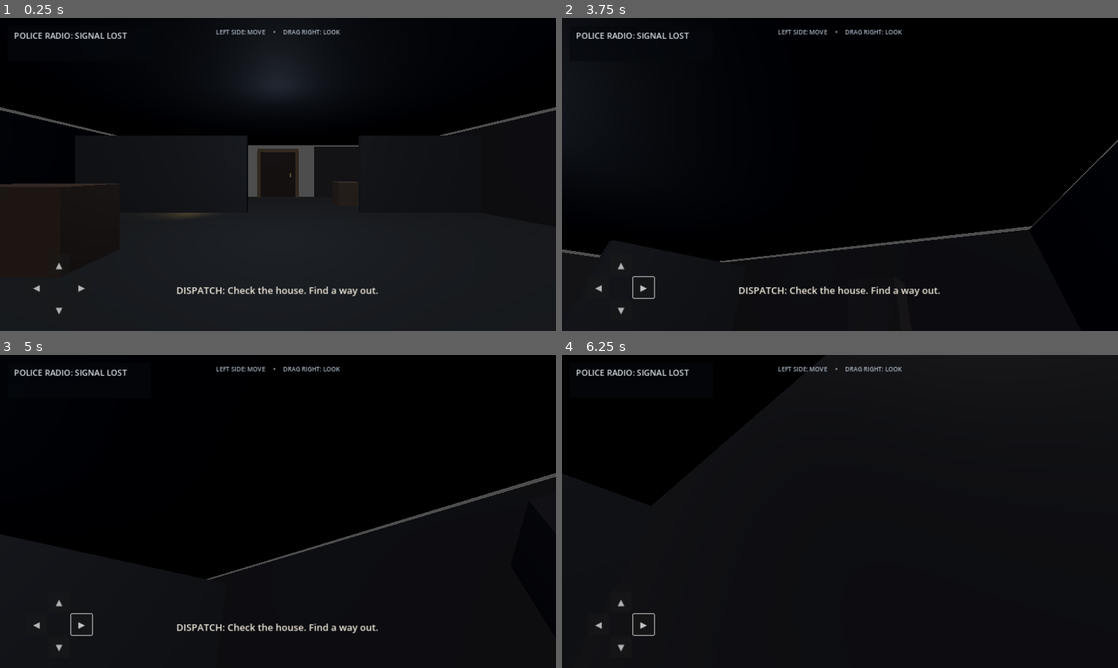
Above: before the commit, frames 1-4 (two rows, left to right).
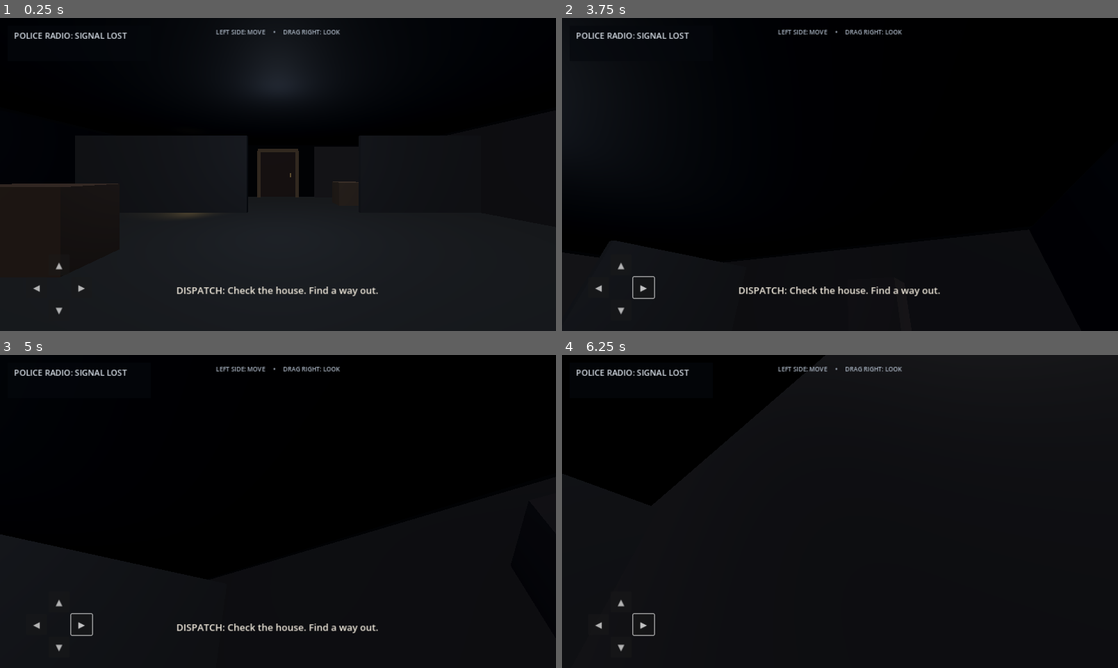
Above: after the commit, the same moments.

Repository: honey22062009-cmyk/Day-long-
Game: Godot game, scene res://scenes/main.tscn
The game is run twice, just before and just after one commit, with the same random seed, the same clock (stepped at 60 frames per second) and the same inputs.
Inputs (mouse positions are in pixels of both pictures, inside the frame that each line leads up to):
- Up to frame 1 (0.25 s): no input
- Up to frame 2 (3.75 s): click "▲" at 0.5 s; click "▼" at 1.25 s; click "◀" at 2 s; click "▶" at 2.75 s; tap Enter at 3.5 s; move the mouse to (867, 174) at 3.52 s; hold W from 3.53 s (still down)
- Up to frame 3 (5 s): keep holding W; move the mouse to (250, 511) at 4.27 s
- Up to frame 4 (6.25 s): keep holding W; move the mouse to (851, 505) at 5.02 s; move the mouse to (834, 517) at 5.77 s

The runs differ from the first frame. In frame 1, 1.2% of the frame differs, in the area x 0-100%, y 28-58%; in frame 2, 0.6%; in frame 3, 0.5%; in frame 4, nothing differs.

Commit message:
Set horror investigation project settings

Diff:
--- a/project.godot
+++ b/project.godot
@@ -13,6 +13,7 @@
 renderer/rendering_method="gl_compatibility"
 renderer/rendering_method.mobile="gl_compatibility"
 textures/default_filters/use_nearest_mipmap_filter=false
+environment/defaults/default_clear_color=Color(0.005, 0.008, 0.015, 1)
 
 [physics]
 3d/default_gravity=9.8
